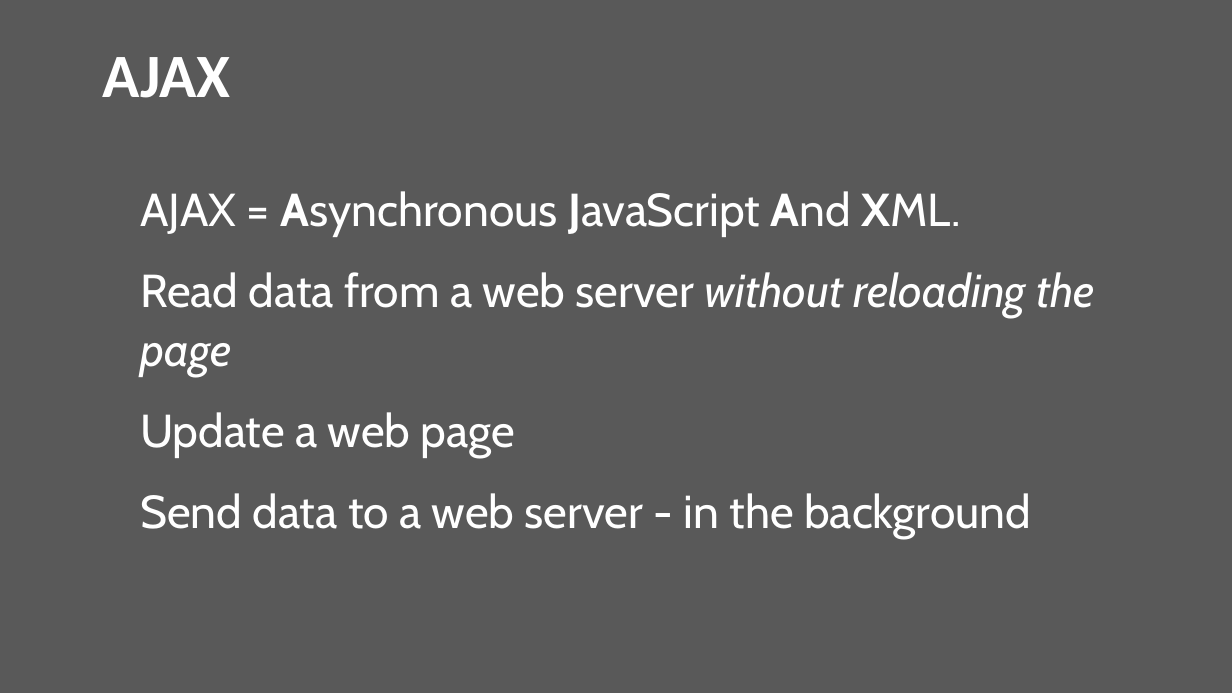
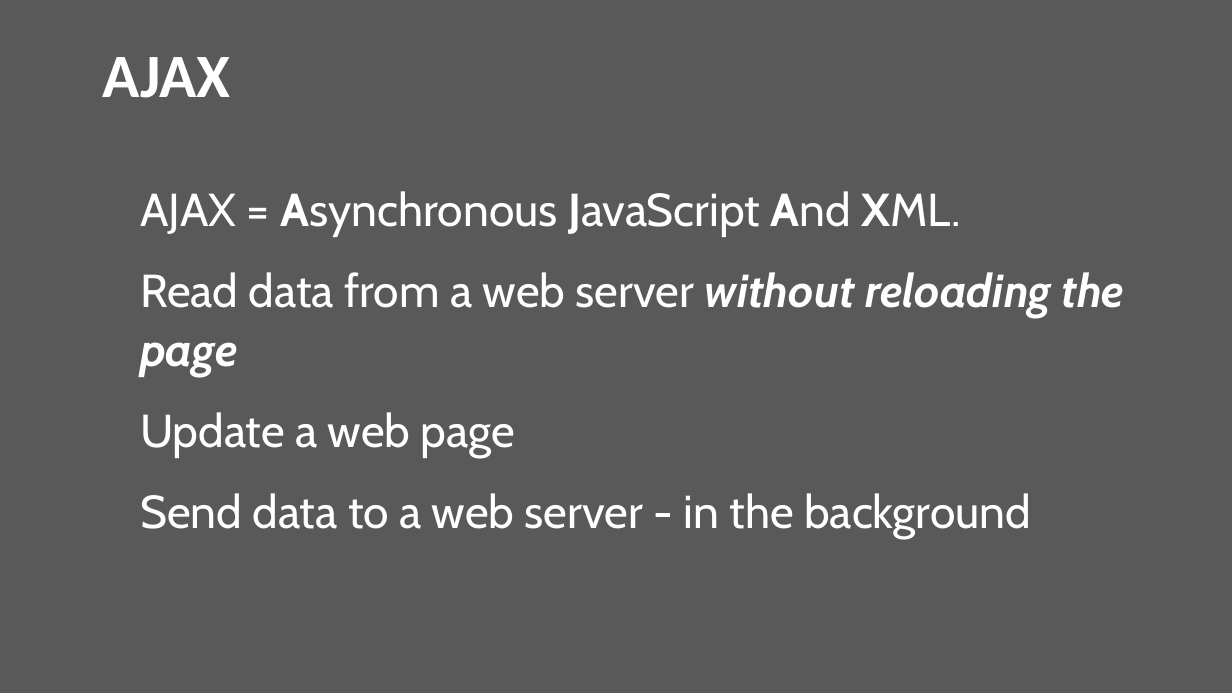
Before and after one commit to venturer75/WordCampGreece, a slide deck: slide 13 of talk-wordcamp-greece.pptx (slide 12 before the commit). Drawn at 1232x693 pixels with LibreOffice and Linux fonts; fonts in the diff are those of the drawing. Boxes give left, top, right and bottom in pixels: in the first picture for what was removed or moved away, otherwise in the second. Text is boxed around its words. In the diff, an @@ line names an element or a change of style, - is before the commit and + after.

```diff
--- a/talk-wordcamp-greece.pptx
+++ b/talk-wordcamp-greece.pptx
@@ text at [140,272,1125,377]: bold on in "without reloading the page" @@
```
Also in this commit, not shown: 4 other slides changed, 1 slide added, 2 other files.
